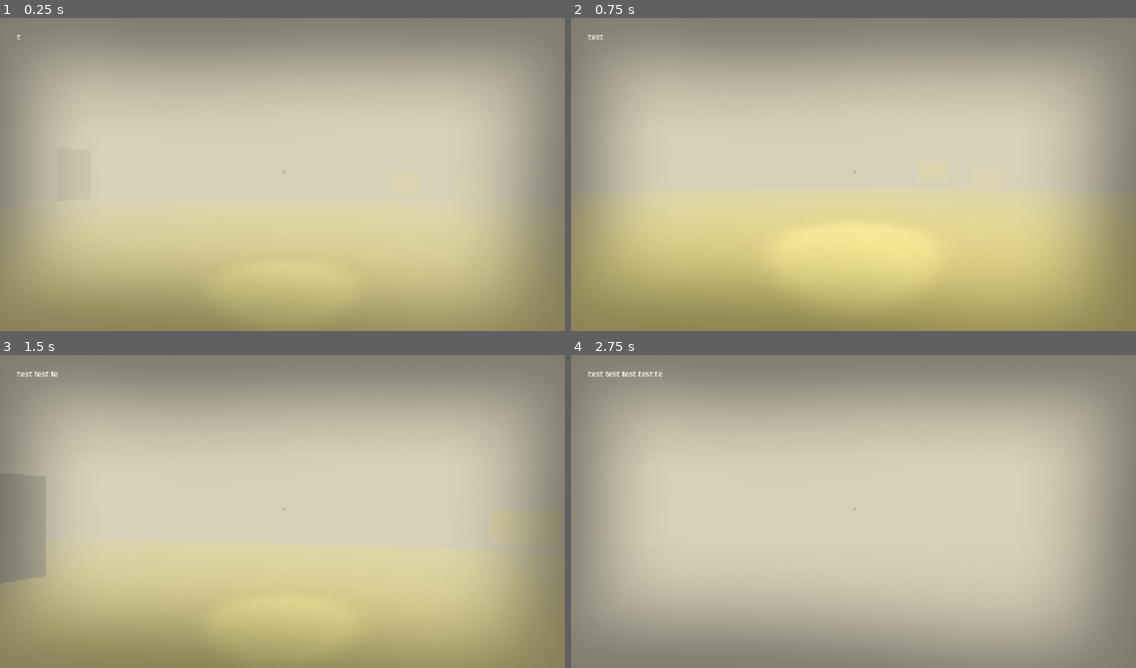
Above: before the commit, frames 1-4 (two rows, left to right).
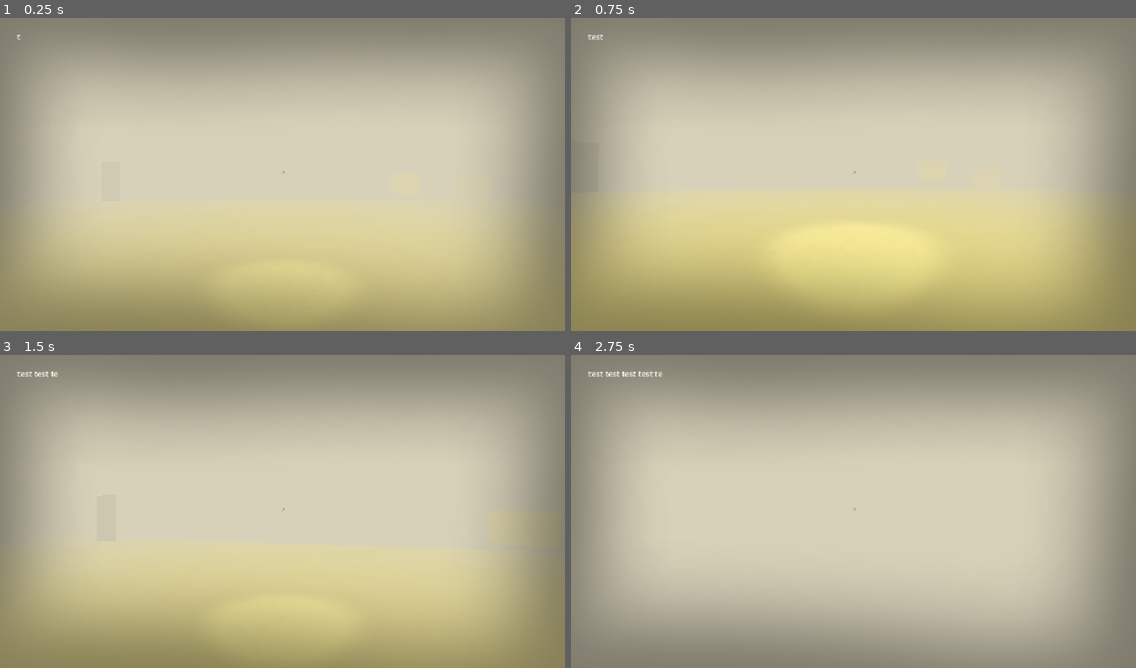
Above: after the commit, the same moments.

Repository: he21123/gj-esa
Game: Godot game, scene res://Szenen/node_3d.tscn
Two runs of this game, one before a commit and one after it. Both use one fixed random seed, a clock stepped at 60 frames per second and the inputs below.
Inputs (mouse positions are in pixels of both pictures, inside the frame that each line leads up to):
- Up to frame 1 (0.25 s): no input
- Up to frame 2 (0.75 s): tap Enter at 0.5 s; move the mouse to (881, 171) at 0.52 s; hold W (move_forward) from 0.53 s (still down); hold C (crouching) from 0.53 s (still down)
- Up to frame 3 (1.5 s): keep holding W (move_forward); tap Space at 1.25 s; move the mouse to (254, 511) at 1.27 s; release C (crouching) at 1.28 s; tap E (pickup) at 1.35 s
- Up to frame 4 (2.75 s): keep holding W (move_forward); move the mouse to (864, 505) at 2.02 s; hold Shift (running) from 2.03 s (still down)

The runs differ from the first frame. In frame 3, 0.2% of the frame differs, in the area x 4-9%, y 61-72%; in frame 4, nothing differs.

Commit message:
Enemy_waits and follow

Diff:
--- a/Szenen/enemie.gd
+++ b/Szenen/enemie.gd
@@ -3,28 +3,88 @@
 @export var player: CharacterBody3D
 @onready var Nav_agent: NavigationAgent3D  = $Nav
 
-var speed= 3.0
+var speed= 7.0
+
+
+enum state { WAITING, ENTERING, IN, LEAVING}
+
+@export var Speed: float = 4.0
+@export var TimeOut: float = 30.0
+@export var TimeIn: float = 10.0
+
+@export var Position_Out: Vector3 = Vector3(20, 0, 0)
+@export var Position_In: Vector3 = Vector3(0, 0, 0)
+
+@onready var Wait_time: Timer = $Timer
+
+var State: state= state.WAITING
+
 
 # Called every frame. 'delta' is the elapsed time since the previous frame.
 func _ready() -> void:
 	player= get_tree().get_nodes_in_group("Player")[0]
 
+	global_position = Position_Out
+	Wait_time.wait_time = TimeOut
+	Wait_time.one_shot = true
+	Wait_time.timeout.connect(_on_timer_espera_timeout)
+	Wait_time.start()
+	State= state.WAITING
+
 func _physics_process(_delta: float) -> void:
-	Nav_agent.set_target_position(player.global_position)
 
-	if Nav_agent.is_navigation_finished():
+	#-----STATE_MACHINE
+	match State:
+		state.WAITING:
+			velocity=Vector3.ZERO
+			move_and_slide()
+		state.ENTERING:
+			_go_to(Position_In)
+			if global_position.distance_to(Position_In) <  0.5:
+				State= state.IN
+				Wait_time.wait_time=TimeIn
+				Wait_time.start()
+		state.IN:
+			_follow()
+		state.LEAVING:
+			_go_to(Position_Out)
+			if global_position.distance_to(Position_Out) < 0.5:
+				State=state.WAITING
+				Wait_time.wait_time=TimeOut
+				Wait_time.start()
+
+
+#func _update_target_location(target_location):
+	#Nav_agent.set_target_location(target_location)
+func  _go_to(objective:Vector3):
+	Nav_agent.set_target_position(objective)
+	if Nav_agent. is_navigation_finished():
+		velocity = Vector3.ZERO
+		move_and_slide()
 		return
 
-	var current_location:= global_transform.origin
-	var next_location: Vector3= Nav_agent.get_next_path_position()
-	velocity= global_position.direction_to(next_location)* speed
-	#var new_velocity= (next_location - current_location).normalized() * speed
-	#
-	#velocity= new_velocity
+	var next_location: Vector3 = Nav_agent.get_next_path_position()
+	velocity= global_position.direction_to(next_location)*speed
 	move_and_slide()
 
 	look_at(player.global_position, Vector3.UP, true)
 	rotation.x = 0
 
-#func _update_target_location(target_location):
-	#Nav_agent.set_target_location(target_location)
+func _follow():
+	Nav_agent.set_target_position(player.global_position)
+
+	if Nav_agent.is_navigation_finished():
+		return
+	var next_location: Vector3= Nav_agent.get_next_path_position()
+	velocity= global_position.direction_to(next_location)* speed
+	move_and_slide()
+
+	look_at(player.global_position, Vector3.UP, true)
+	rotation.x = 0
+
+
+func _on_timer_espera_timeout():
+	if State == state.WAITING:
+		State = state.ENTERING
+	elif State == state.IN:
+		State = state.LEAVING
--- a/Szenen/enemie.tscn
+++ b/Szenen/enemie.tscn
@@ -19,3 +19,5 @@
 [node name="MeshInstance3D" type="MeshInstance3D" parent="." unique_id=2121346707]
 transform = Transform3D(1, 0, 0, 0, 2.1, 0, 0, 0, 1, 0, 0, 0)
 mesh = SubResource("QuadMesh_m2pct")
+
+[node name="Timer" type="Timer" parent="." unique_id=815283096]
--- a/Szenen/hide_point.gd
+++ b/Szenen/hide_point.gd
@@ -2,7 +2,6 @@
 
 @export var vignette: TextureRect
 @export var fade_speed: float = 1.2
-
 @onready var detector: Area3D = $Detector
 
 var inside: bool = false
--- a/Szenen/node_3d.tscn
+++ b/Szenen/node_3d.tscn
@@ -90,8 +90,10 @@
 steps = 50.0
 
 [node name="Enemie" parent="." unique_id=240428950 node_paths=PackedStringArray("player") instance=ExtResource("9_vgwgj")]
-transform = Transform3D(1, 0, 0, 0, 1, 0, 0, 0, 1, -9, 1, -9)
+transform = Transform3D(1, 0, 0, 0, 1, 0, 0, 0, 1, -9, 1, -10.860424)
 player = NodePath("../Player")
+Position_Out = Vector3(-9, 0, -10.86)
+Position_In = Vector3(-9, 0, -10.86)
 
 [node name="NavigationRegion3D" type="NavigationRegion3D" parent="." unique_id=2046118169]
 navigation_mesh = SubResource("NavigationMesh_ggrg3")
@@ -103,3 +105,5 @@
 collision_layer = 2
 collision_mask = 3
 mesh = SubResource("BoxMesh_pekrf")
+
+[connection signal="body_entered" from="hideArea" to="Enemie" method="_on_hide_area_body_entered"]
